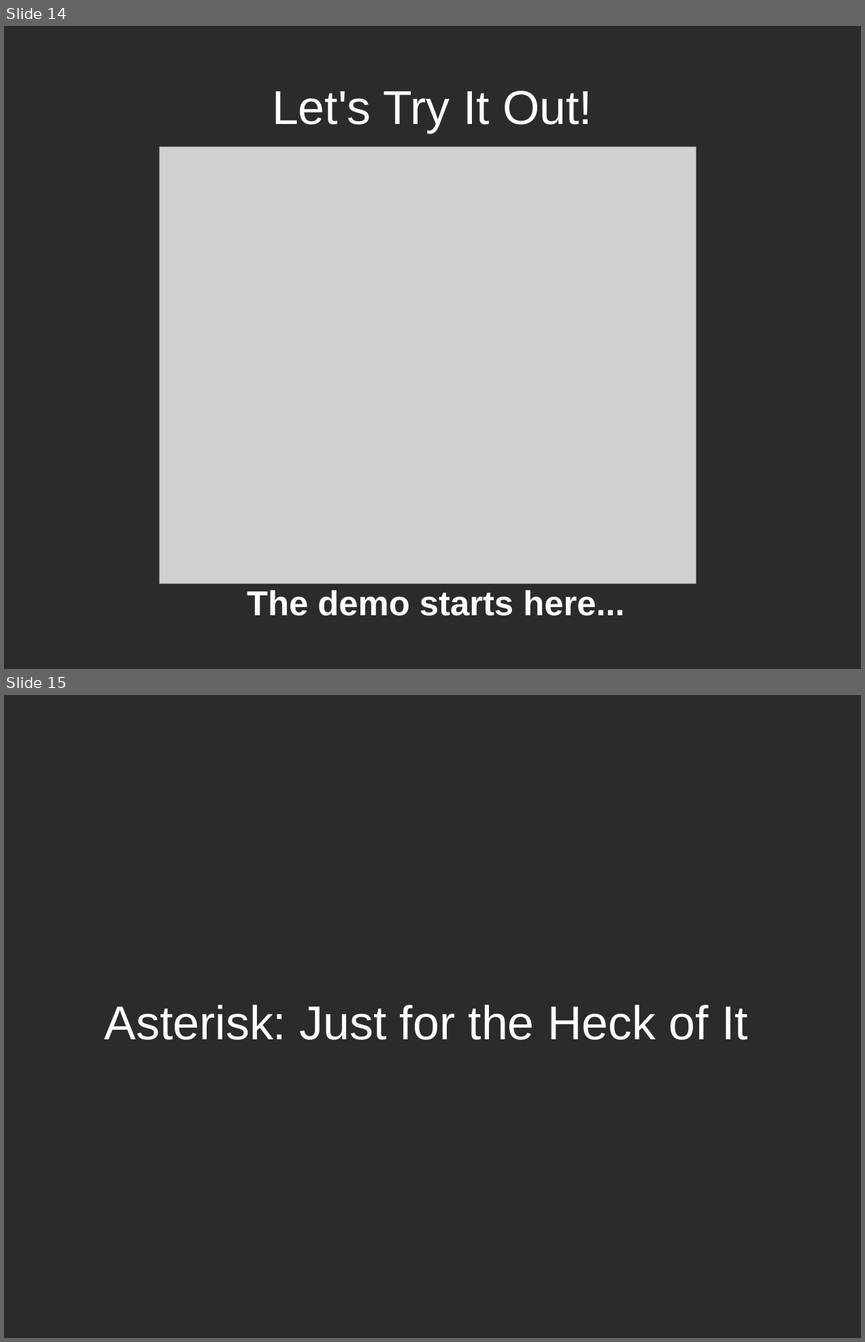
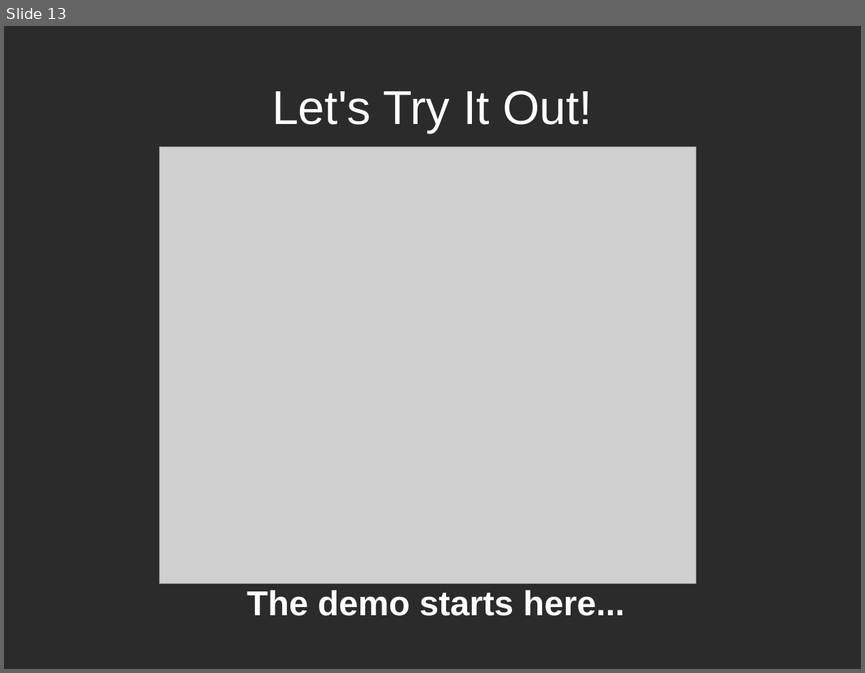
Before and after one commit to jpmcneely/Asterisk, a slide deck: LUG-Demo/Asterisk-Slides.odp. Shown one above the other, each under a label of ours: slides 14 and 15 before the commit, slide 13 after it. The pictures are 865x1342 and 865x673 pixels, drawn with LibreOffice and Linux fonts; fonts in the diff are those of the drawing; grey boxes stand for pictures; background and template pictures are left out; a plain dark background stands for a picture behind light text. Boxes give left, top, right and bottom in pixels: in the first picture for what was removed or moved away, otherwise in the second. Text is boxed around its words. In the diff, an @@ line names an element or a change of style, - is before the commit and + after.

```diff
--- a/LUG-Demo/Asterisk-Slides.odp
+++ b/LUG-Demo/Asterisk-Slides.odp
@@ slide 15 removed at <box>4,695,861,1338</box>, background picture (left out) @@
@@ title removed at <box>105,1004,748,1040</box> @@
-Asterisk: Just for the Heck of It
@@ what was slide 14 is now slide 13 @@
```
Also in this commit, not shown: 2 slides added, 2 other slides removed.
